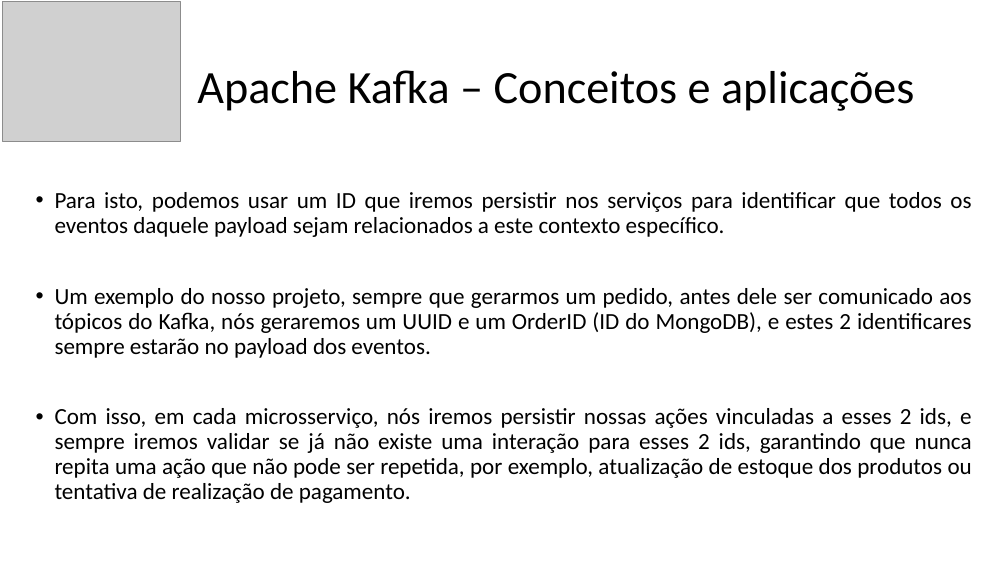
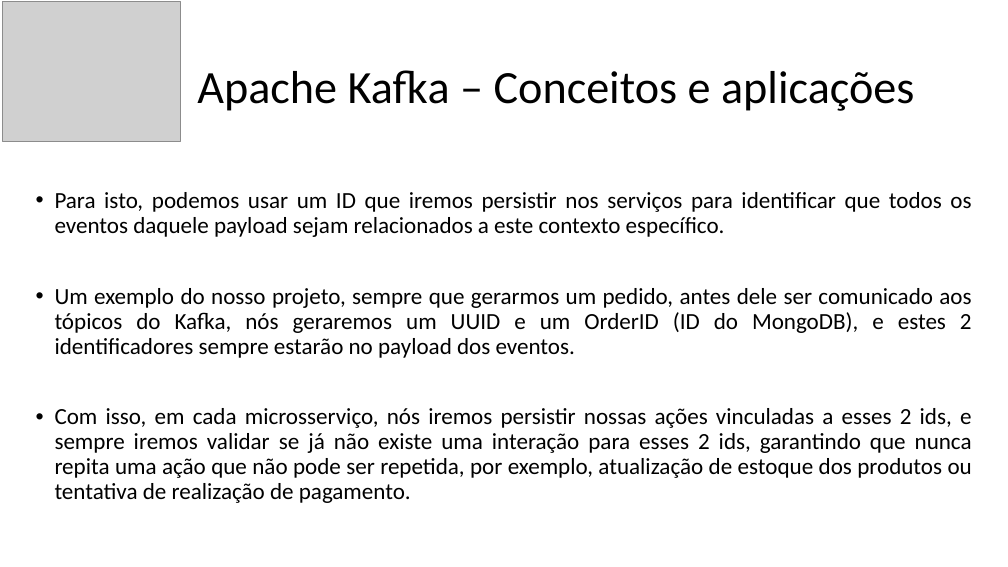
Before and after one commit to vhnegrisoli/curso-udemy-microsservicos-padrao-saga-orquestrado, a slide deck: slide 50 of Conteúdos/Apresentação - Saga.pptx. Drawn at 1008x567 pixels with LibreOffice and Linux fonts; fonts in the diff are those of the drawing; grey boxes stand for pictures. Boxes give left, top, right and bottom in pixels: in the first picture for what was removed or moved away, otherwise in the second. Text is boxed around its words. In the diff, an @@ line names an element or a change of style, - is before the commit and + after.

```diff
--- a/Conteúdos/Apresentação - Saga.pptx
+++ b/Conteúdos/Apresentação - Saga.pptx
@@ text at [55,288,972,358]: text changed @@
-• Um exemplo do nosso projeto, sempre que gerarmos um pedido, antes dele ser comunicado aos tópicos do Kafka, nós geraremos um UUID e um OrderID (ID do MongoDB), e estes 2 identificares sempre estarão no payload dos eventos.
+• Um exemplo do nosso projeto, sempre que gerarmos um pedido, antes dele ser comunicado aos tópicos do Kafka, nós geraremos um UUID e um OrderID (ID do MongoDB), e estes 2 identificadores sempre estarão no payload dos eventos.
```
Also in this commit, not shown: 3 other slides changed.
